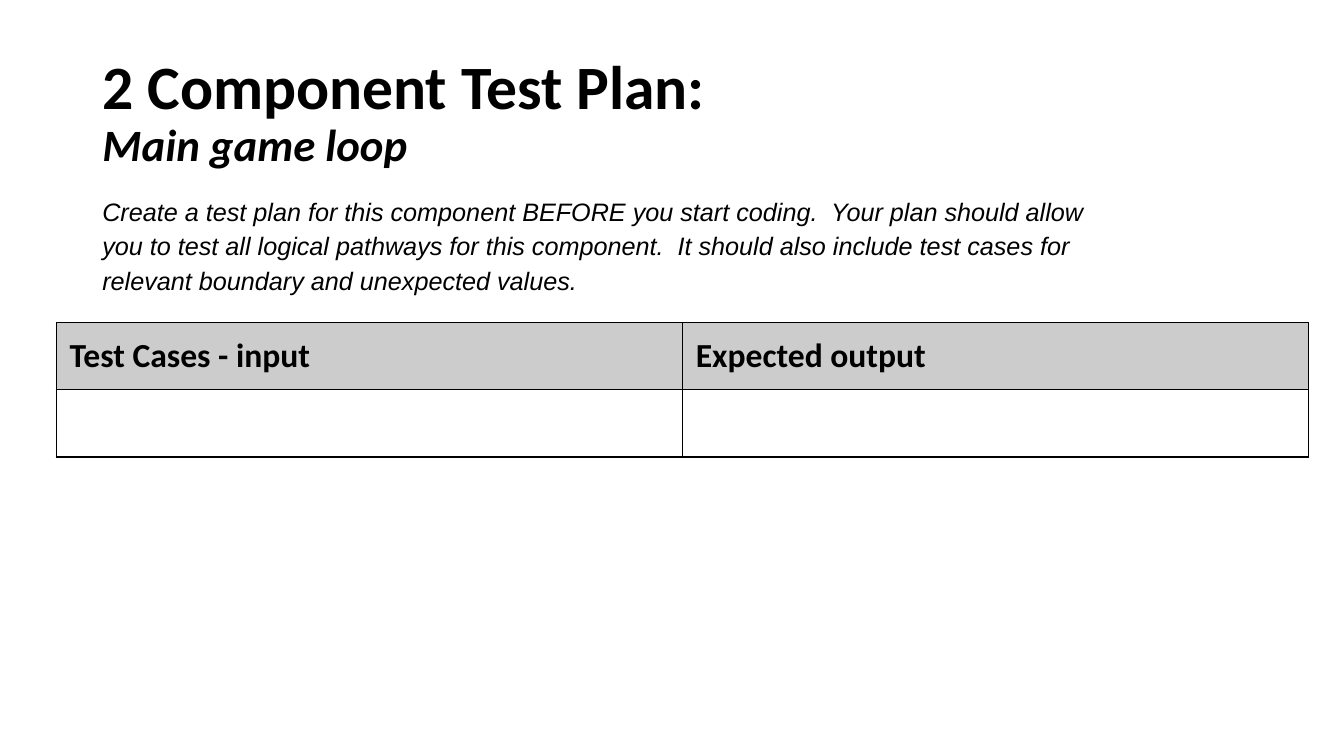
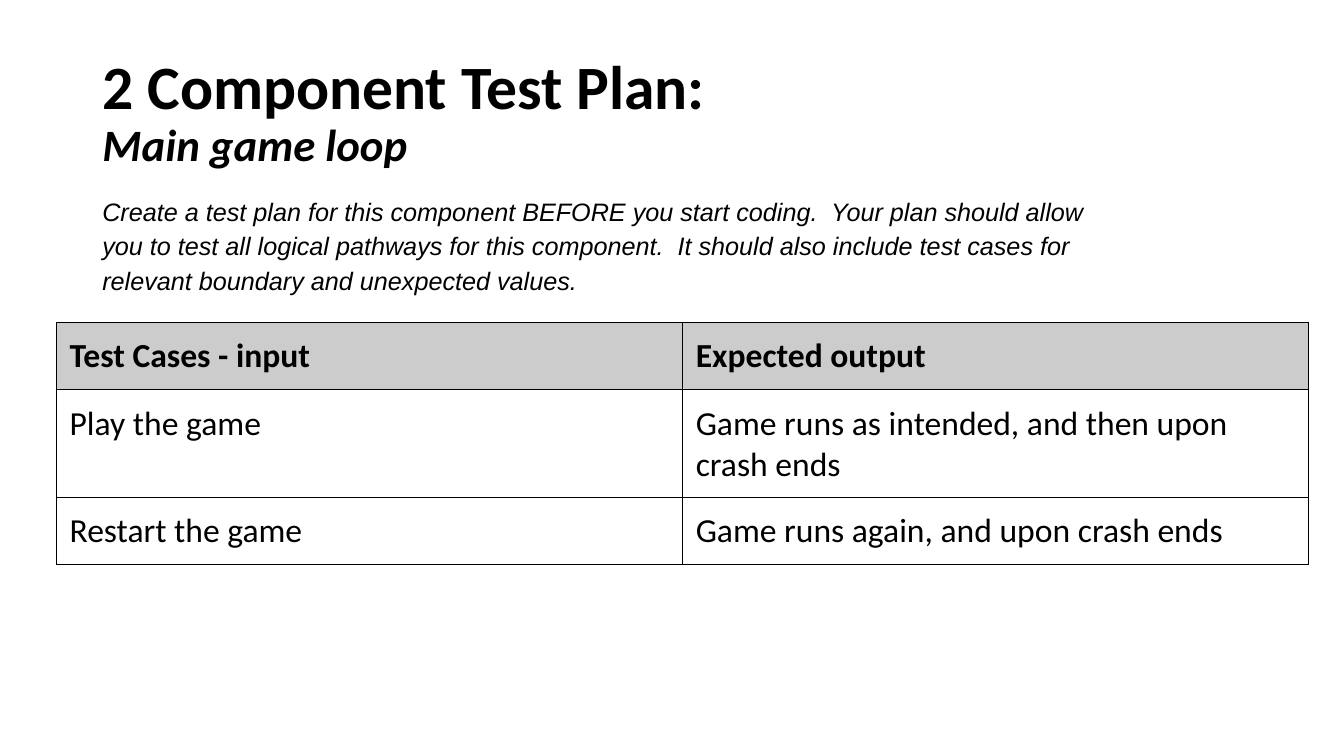
Before and after one commit to Samuel-Burgess/CS-Assesment-Programming, a slide deck: slide 43 of Documentation/3.7 and 3.8 Documentation Samuel Burgess.pptx (slide 39 before the commit). Drawn at 1344x756 pixels with LibreOffice and Linux fonts; fonts in the diff are those of the drawing. Boxes give left, top, right and bottom in pixels: in the first picture for what was removed or moved away, otherwise in the second. Text is boxed around its words. In the diff, an @@ line names an element or a change of style, - is before the commit and + after.

```diff
--- a/Documentation/3.7 and 3.8 Documentation Samuel Burgess.pptx
+++ b/Documentation/3.7 and 3.8 Documentation Samuel Burgess.pptx
@@ table at box(56, 323, 1309, 565) @@
-row 2:  | 
+row 2: Play the game | Game runs as intended, and then upon crash ends
+row 3: Restart the game | Game runs again, and upon crash ends
```
Also in this commit, not shown: 4 other slides changed, 8 slides added, 1 slide removed, 6 other files.
